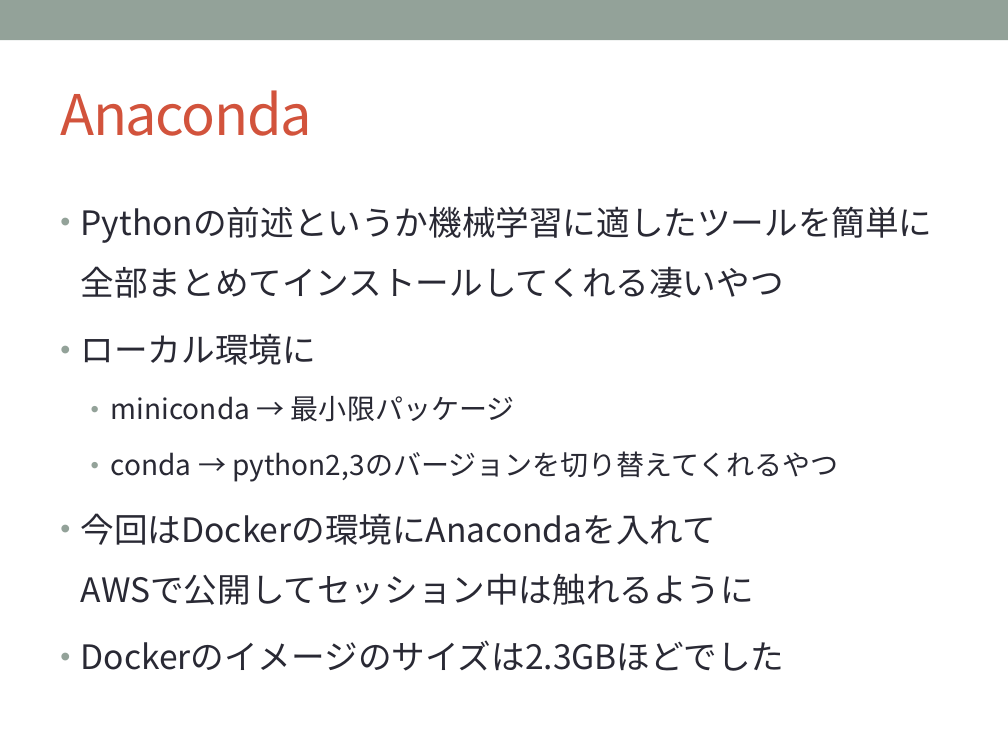
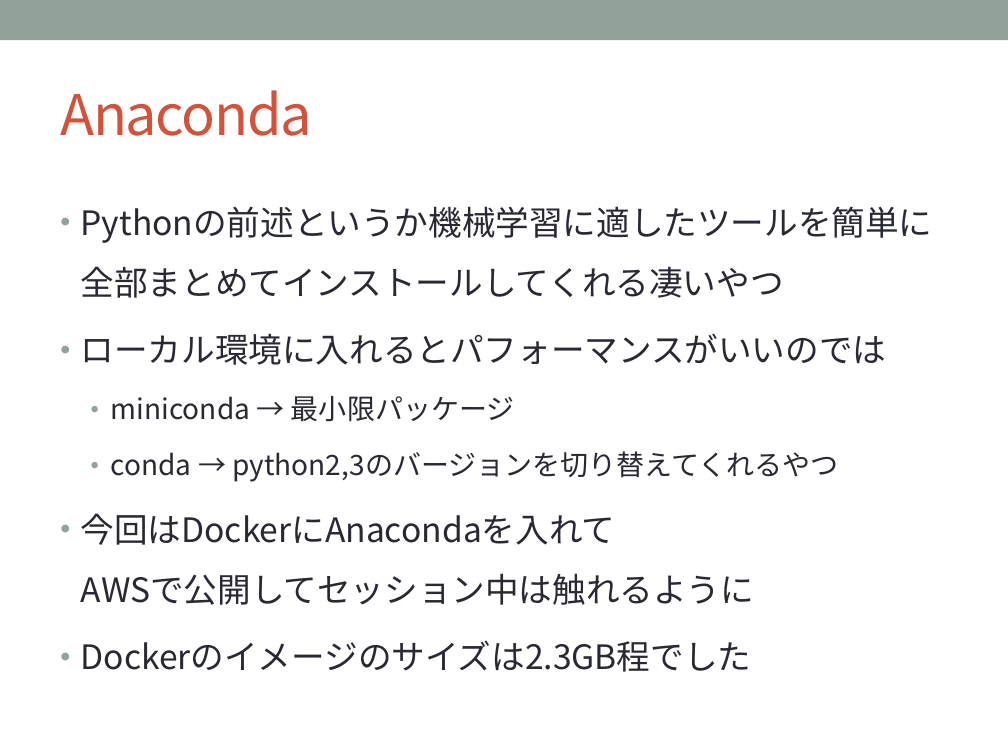
Before and after one commit to sakapun/nds51, a slide deck: slide 9 of 入門系の本を一冊も読まず.pptx. Drawn at 1008x756 pixels with LibreOffice and Linux fonts; fonts in the diff are those of the drawing. Boxes give left, top, right and bottom in pixels: in the first picture for what was removed or moved away, otherwise in the second. Text is boxed around its words. In the diff, an @@ line names an element or a change of style, - is before the commit and + after.

Commit message:
発表に即して資料の修正

```diff
--- a/入門系の本を一冊も読まず.pptx
+++ b/入門系の本を一冊も読まず.pptx
@@ text at (x1=81, y1=333, x2=887, y2=365): text changed @@
-• ローカル環境に
+• ローカル環境に入れるとパフォーマンスがいいのでは
@@ text at (x1=81, y1=513, x2=755, y2=672): text changed @@
-• 今回はDockerの環境にAnacondaを入れて
-  AWSで公開してセッション中は触れるように
-• Dockerのイメージのサイズは2.3GBほどでした
+• 今回はDockerにAnacondaを入れて
+  AWSで公開してセッション中は触れるように
+• Dockerのイメージのサイズは2.3GB程でした
```
Also in this commit, not shown: 6 other slides changed, 7 slides added, 1 other file.
